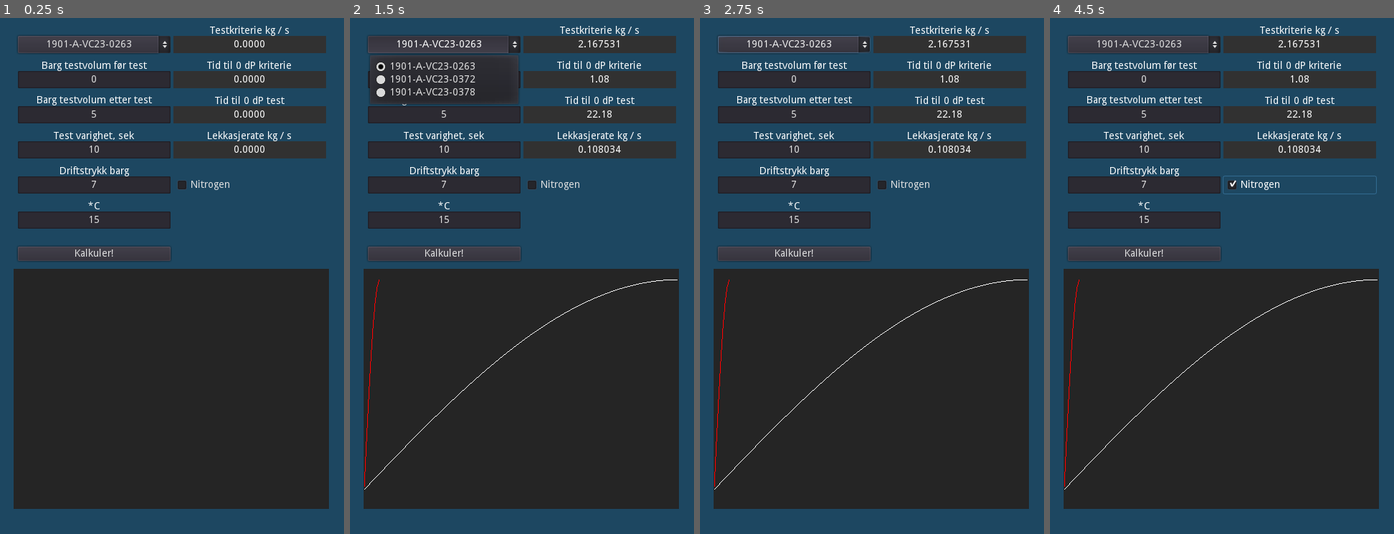
Above: before the commit, frames 1-4 (left to right).
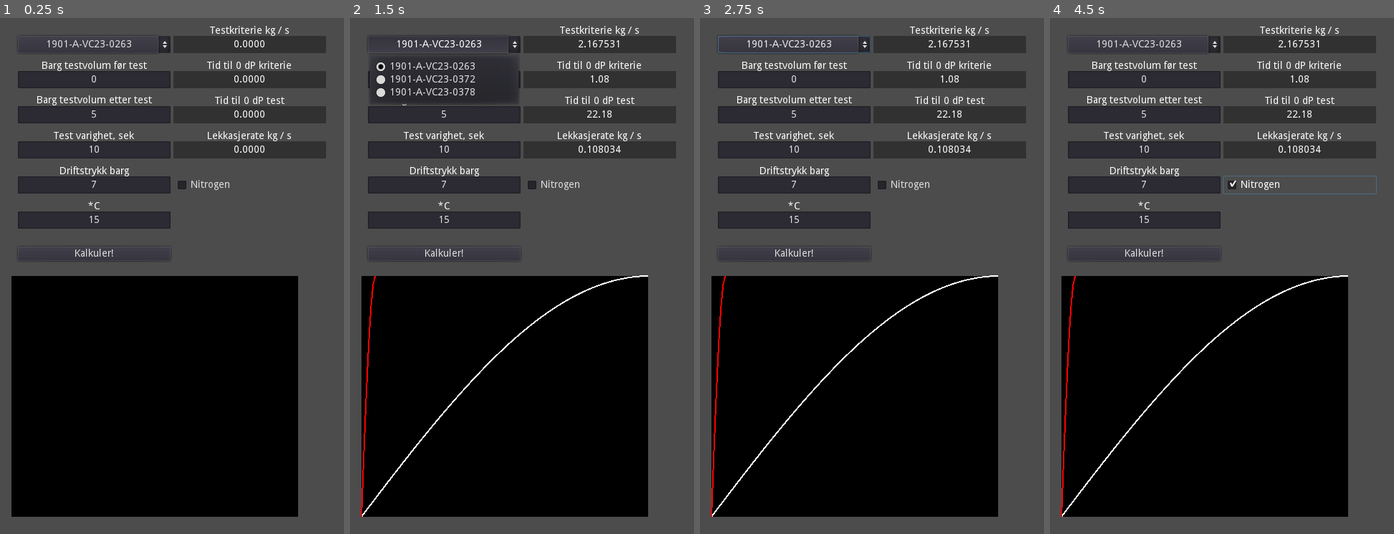
Above: after the commit, the same moments.

Repository: Keroflux/Critical-leak-test
Game: Godot game, scene res://Control.tscn
Same seed, same stepped clock (60 frames per second), same inputs: the game is played once before the commit and once after it.
Inputs:
- Up to frame 1 (0.25 s): no input
- Up to frame 2 (1.5 s): click "Kalkuler!" at 0.5 s; click "1901-A-VC23-0263" at 1.25 s
- Up to frame 3 (2.75 s): click "Nitrogen" at 2 s
- Up to frame 4 (4.5 s): click "1901-A-VC23-0263" at 2.75 s; click "Kalkuler!" at 3.5 s; click "Nitrogen" at 4.25 s

The runs differ from the first frame. In frame 1, 83% of the frame differs, in the area x 0-100%, y 0-100%; in frame 2, 81%; in frame 3, 83%; in frame 4, 83%.

Commit message:
New and better trend

Diff:
--- a/Control.tscn
+++ b/Control.tscn
@@ -1,6 +1,8 @@
-[gd_scene load_steps=3 format=2]
+[gd_scene load_steps=5 format=2]
 
 [ext_resource path="res://Lekkasje.gd" type="Script" id=1]
+[ext_resource path="res://Test.gd" type="Script" id=2]
+[ext_resource path="res://TrendLine.gd" type="Script" id=3]
 
 [sub_resource type="StyleBoxFlat" id=1]
 bg_color = Color( 0.192157, 0.192157, 0.192157, 1 )
@@ -16,7 +18,7 @@
 show_behind_parent = true
 anchor_right = 1.0
 anchor_bottom = 1.0
-color = Color( 0.113725, 0.278431, 0.380392, 1 )
+color = Color( 0.113725, 0.278431, 0.380392, 0 )
 
 [node name="MarginContainer" type="MarginContainer" parent="."]
 anchor_right = 1.0
@@ -238,6 +240,7 @@
 text = "Nitrogen"
 
 [node name="ColorRect2" type="ColorRect" parent="."]
+visible = false
 show_behind_parent = true
 margin_left = 19.0
 margin_top = 350.0
@@ -245,5 +248,20 @@
 margin_bottom = 685.0
 color = Color( 0.145098, 0.145098, 0.145098, 1 )
 
+[node name="Test" type="ColorRect" parent="."]
+show_behind_parent = true
+margin_left = 16.0
+margin_top = 360.0
+margin_right = 416.0
+margin_bottom = 696.0
+color = Color( 0, 0, 0, 1 )
+script = ExtResource( 2 )
+
+[node name="TrendLine" type="Node2D" parent="Test"]
+script = ExtResource( 3 )
+
+[node name="TrendLine2" type="Node2D" parent="Test"]
+script = ExtResource( 3 )
+
 [connection signal="item_selected" from="MarginContainer/HBoxContainer/VBoxContainer/OptionButton" to="." method="_on_OptionButton_item_selected"]
 [connection signal="pressed" from="MarginContainer/HBoxContainer/VBoxContainer/Button" to="." method="_on_Button_pressed"]
--- a/Lekkasje.gd
+++ b/Lekkasje.gd
@@ -3,7 +3,7 @@
 var tag = "A-VC23-0263"
 # Variabler til bruk i kalkulering av lekkasje kriterie
 var MW: float = 28.01 	# MOL vekt for test medie
-var P1: float = 1.0 	# Trykk utenfor testvolum
+var P1: float = 2.0 	# Trykk utenfor testvolum
 var P2: float = 1.0 	# Trykk i testvolum før test
 var PB: float = 1.0 	# Trykk i testvolum etter test
 var T: float = 15.0 	# Temperatur test medie
@@ -109,12 +109,17 @@
 		sec += step
 		if count == 15:
 			if P == 1:
-				P2_crit.append(P2)
+				P2_crit.append(P2-1)
 			else:
-				P2_test.append(P2)
+				P2_test.append(P2-1)
 			count = 0
 		count += 1
 	P2 = float($"%PressureStart".text) + 1
+	$Test.test = P2_test
+	$Test.crit = P2_crit
+	$Test.calculate_point_distance()
+	$Test/TrendLine.data_points = P2_test
+	$Test/TrendLine2.data_points = P2_crit
 	return sec
 
 
@@ -136,10 +141,10 @@
 	var step_crit = 0
 	if not crit_size == 0:
 		for i in test_size:
-			test.append(Vector2(step_test * scale_x + 20, P2_test[i] * -scale_y + 700))
+			test.append(Vector2(step_test * scale_x + 20, P2_test[i] * -scale_y + 680))
 			step_test += 0.01
 		for i in crit_size:
-			crit.append(Vector2(step_crit * scale_x + 20, P2_crit[i] * -scale_y + 700))
+			crit.append(Vector2(step_crit * scale_x + 20, P2_crit[i] * -scale_y + 680))
 			step_crit += 0.01
 		draw_polyline(test, Color(1, 1, 1))
 		draw_polyline(crit, Color(1, 0, 0))
@@ -179,7 +184,9 @@
 	sec_crit = integrate_criteria(1, 0.01)
 	$"%CritLeakSec".text = str(sec_crit)
 	$"%LeakSec".text = str(integrate_leak())
-	update()
+#	update()
+	$Test/TrendLine.trend()
+	$Test/TrendLine2.trend()
 
 
 
--- /dev/null
+++ b/Test.gd
@@ -0,0 +1,20 @@
+extends ColorRect
+
+
+var test = []
+var crit = []
+var distance = 0
+
+
+func _ready():
+	$TrendLine.color = Color(1.0, 1.0, 1.0)
+	$TrendLine2.color = Color(1.0 , 0.0, 0.0)
+
+
+func calculate_point_distance() -> void:
+	if crit.size() > test.size():
+		distance = rect_size.x / (crit.size() -1)
+	else:
+		distance = rect_size.x / (test.size() -1)
+	$TrendLine.distance = distance
+	$TrendLine2.distance = distance
--- /dev/null
+++ b/TrendLine.gd
@@ -0,0 +1,68 @@
+extends Node2D
+
+
+var data_points: Array = []
+var distance: float
+var new_dist_x: float = 0
+var scale_y: float = 0
+var max_value: float = 100
+var min_value: float = 0
+var pos: Vector2 = Vector2(0,0)
+var trend: Array = [Vector2(0,0), Vector2(0,0)]
+var color: Color = Color(1.0, 1.0, 1.0)
+var parent: Node
+
+
+func _ready() -> void:
+	parent = get_parent()
+#	calculate_point_distance()
+	pos.x = 0
+	pos.y = parent.rect_size.y
+	var minmax: float = max_value - min_value
+	scale_y = parent.rect_size.y / minmax
+
+
+func _draw() -> void:
+	draw_polyline(trend, color, 2.0)
+
+
+func trend() -> void:
+	redraw_trend()
+	update()
+
+
+func draw_trend() -> void:
+	new_dist_x = 0
+	trend.clear()
+	for i in data_points:
+		var a: float = (-i + min_value) * scale_y
+		trend.append(Vector2(new_dist_x, parent.rect_size.y + a))
+		new_dist_x += distance
+
+
+
+func redraw_trend() -> void:
+	if data_points.size() > 1:
+#		calculate_point_distance()
+		find_max()
+		draw_trend()
+
+
+func calculate_point_distance() -> void:
+	distance = parent.rect_size.x / (data_points.size() -1)
+
+
+func find_max():
+	scale_y = 0
+	max_value = -9999
+	min_value = 9999
+	for i in data_points:
+		if i > max_value:
+			max_value = i
+		if i < min_value:
+			min_value = i
+
+	var minmax = max_value - min_value
+	if minmax == 0:
+		minmax = 1
+	scale_y = parent.rect_size.y / (minmax)
--- a/project.godot
+++ b/project.godot
@@ -36,4 +36,6 @@
 quality/driver/driver_name="GLES2"
 vram_compression/import_etc=true
 vram_compression/import_etc2=false
+limits/buffers/canvas_polygon_buffer_size_kb=2000
+limits/buffers/canvas_polygon_index_buffer_size_kb=2000
 environment/default_environment="res://default_env.tres"
